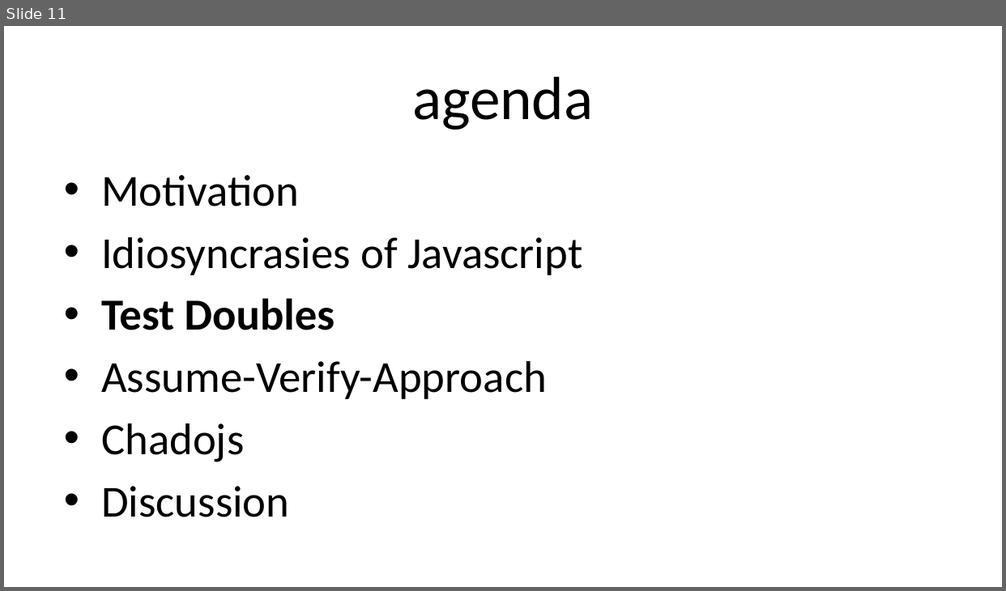
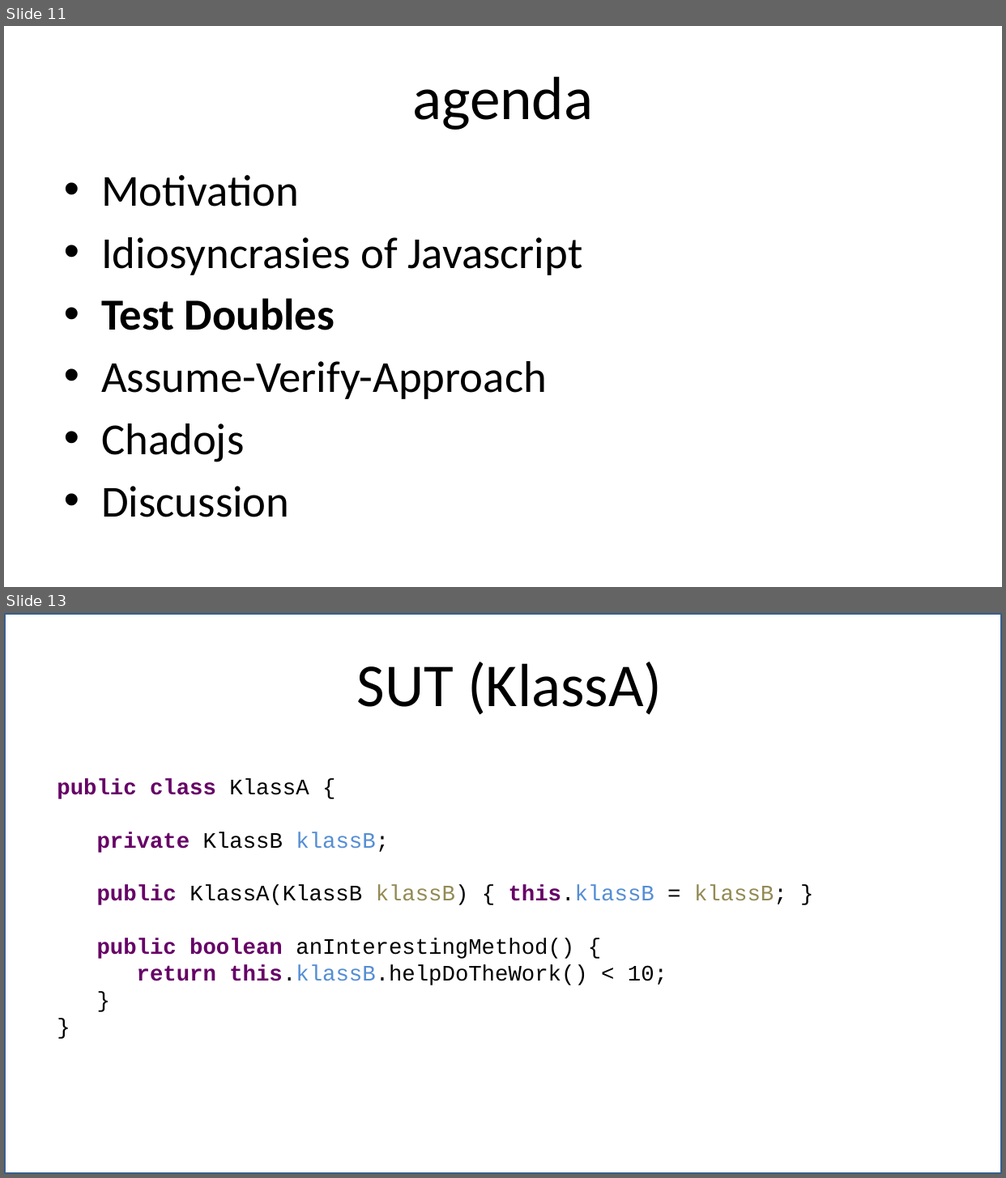
Before and after one commit to robindanzinger/chado_presentation, a slide deck: chadojs - who is testing the mocks - 16zu9.pptx. Shown one above the other, each under a label of ours: slide 11 before the commit, slides 11 and 13 after it; the slides between them are not shown. The pictures are 1006x591 and 1006x1178 pixels, drawn with LibreOffice and Linux fonts; fonts in the diff are those of the drawing; background and template pictures are left out. Boxes give left, top, right and bottom in pixels: in the first picture for what was removed or moved away, otherwise in the second. Text is boxed around its words. In the diff, an @@ line names an element or a change of style, - is before the commit and + after.

```diff
--- a/chadojs - who is testing the mocks - 16zu9.pptx
+++ b/chadojs - who is testing the mocks - 16zu9.pptx
@@ slide 13 added at [4, 613, 1002, 1174], background #FFFFFF @@
@@ rectangle added at [4, 613, 1002, 1174], fill #FFFFFF at 74% opacity, outline #3A5F8C 2 pt @@
@@ title added at [357, 662, 662, 715], 44 pt, text #000000 @@
+SUT (KlassA)
@@ text added at [57, 779, 787, 986], 16 pt, text #000000 @@
+public class KlassA {
+private KlassB klassB;
+public KlassA(KlassB klassB) { this.klassB = klassB; }
+public boolean anInterestingMethod() {
+return this.klassB.helpDoTheWork() < 10;
+}
+}
```
Also in this commit, not shown: 7 slides changed, 2 other slides added.
